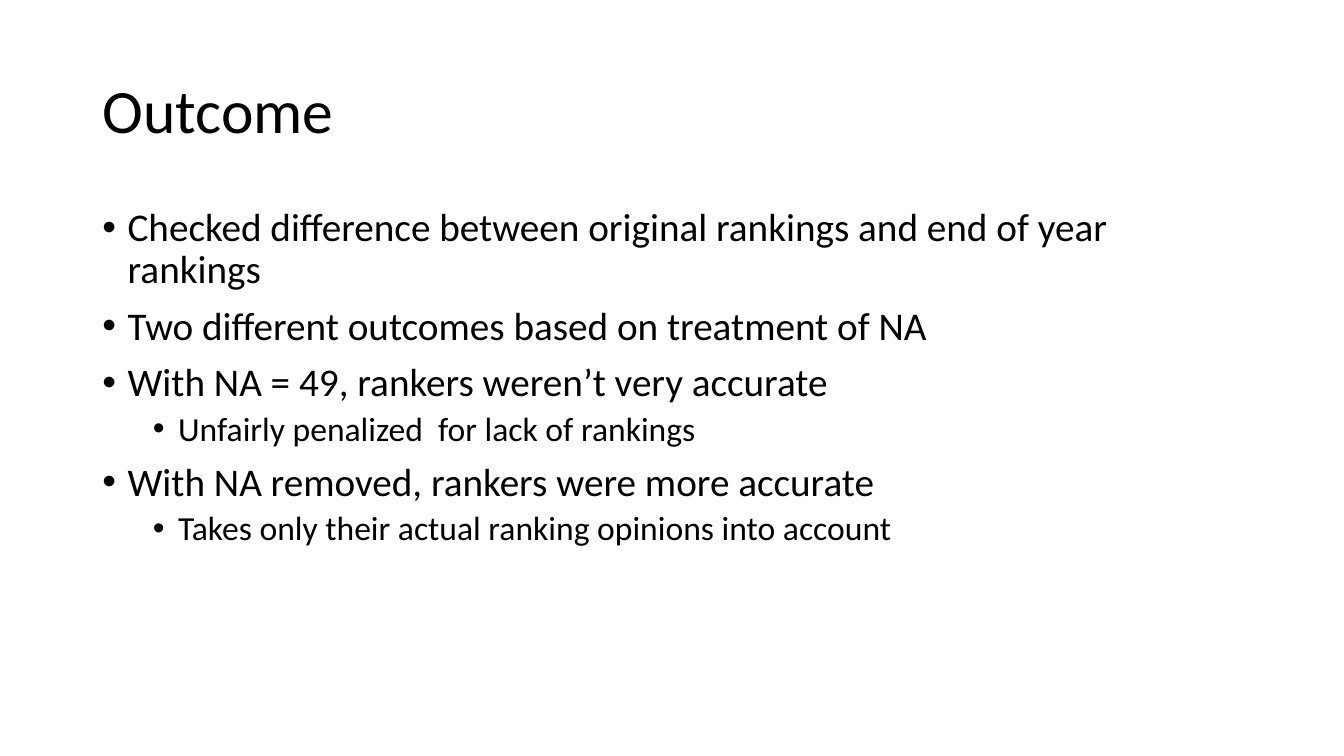
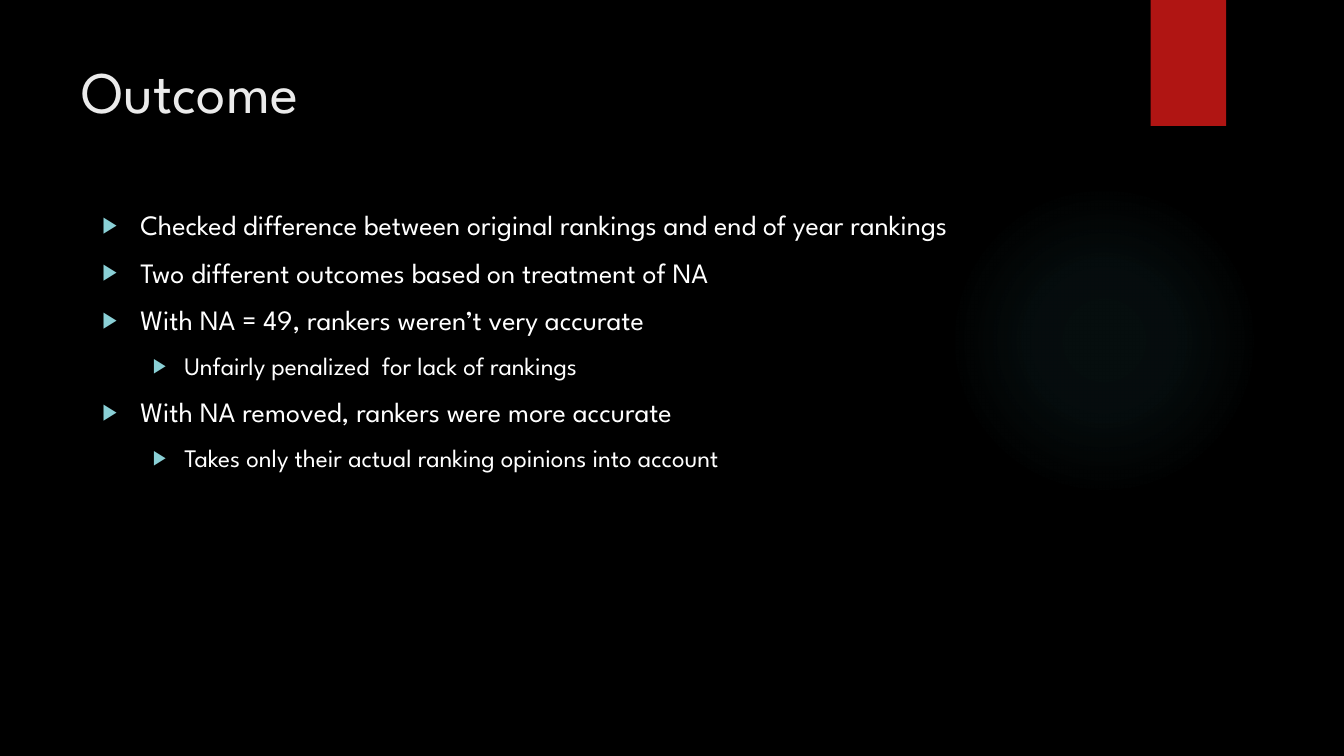
Before and after one commit to dgsorensen/GroupProject, a slide deck: slide 7 of Documentation/Group Presentation.pptx. Drawn at 1344x756 pixels with LibreOffice and Linux fonts; fonts in the diff are those of the drawing; background and template pictures are left out. Boxes give left, top, right and bottom in pixels: in the first picture for what was removed or moved away, otherwise in the second. Text is boxed around its words. In the diff, an @@ line names an element or a change of style, - is before the commit and + after.

```diff
--- a/Documentation/Group Presentation.pptx
+++ b/Documentation/Group Presentation.pptx
@@ background #FFFFFF to picture (left out) @@
@@ rectangle added at box(1150, 0, 1226, 126), fill #B01513 @@
@@ title "Outcome": place and size @@
-title "Outcome" at box(102, 93, 333, 134)
+title "Outcome" at box(81, 73, 298, 114)
@@ title "Outcome" at box(81, 73, 298, 114): size 44 to 42 pt, font Calibri to League Spartan, text colour #000000 to #EBEBEB; line spacing 0.9 to 1; vertical alignment middle to top @@
@@ text "Checked difference between original rankings ..." at box(140, 215, 947, 473): size 28 to 20 pt in "Checked difference between original rankings and end ...", "Two different outcomes based on treatment of ...", "With NA = 49, rankers weren’t very ...", "With NA removed, rankers were more accurate"; font Calibri to League Spartan, text colour #000000 to #FFFFFF; size 24 to 18 pt in "Unfairly penalized for lack of rankings", "Takes only their actual ranking opinions into ..."; bullet • to ▶; line spacing 0.9 to 1; more space between paragraphs @@
@@ ellipse added at box(949, 185, 1259, 495), fill gradient #50B9C1 @@
```
Also in this commit, not shown: 10 other slides changed.
